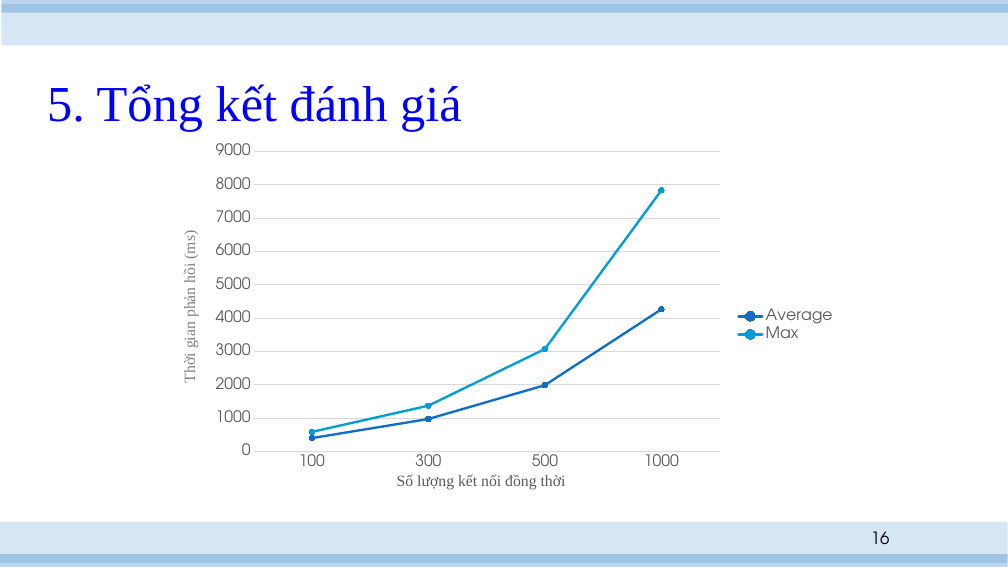
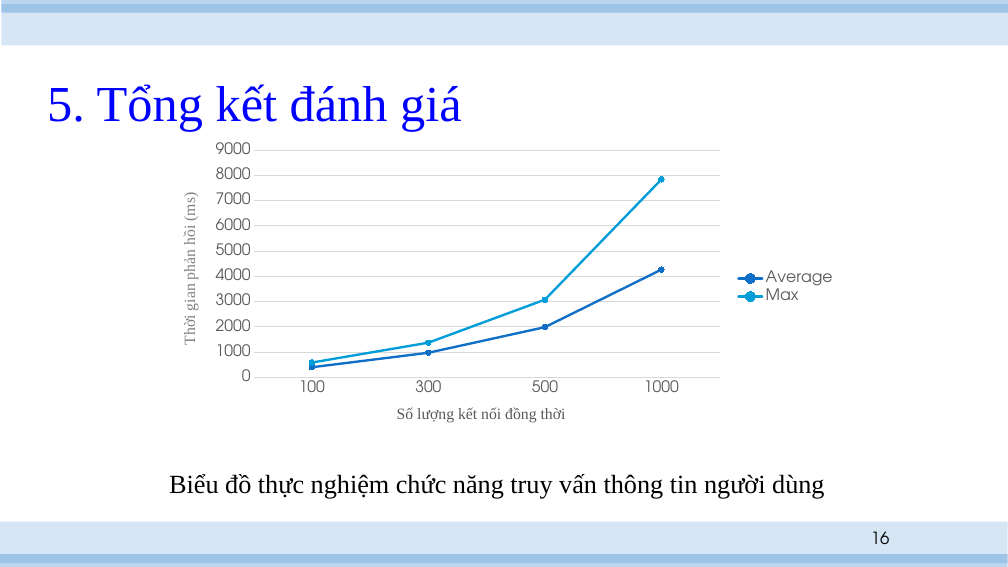
Before and after one commit to hvngoc/Presentation, a slide deck: slide 16 of slide.pptx. Drawn at 1008x567 pixels with LibreOffice and Linux fonts; fonts in the diff are those of the drawing. Boxes give left, top, right and bottom in pixels: in the first picture for what was removed or moved away, otherwise in the second. Text is boxed around its words. In the diff, an @@ line names an element or a change of style, - is before the commit and + after.

```diff
--- a/slide.pptx
+++ b/slide.pptx
@@ line chart: place and size @@
-line chart at (164,136,845,514)
+line chart at (164,136,845,439)
@@ text added at (169,474,824,499), 25 pt, text #000000 @@
+Biểu đồ thực nghiệm chức năng truy vấn thông tin người dùng
```
Also in this commit, not shown: 7 other slides changed.
